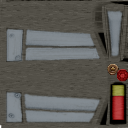
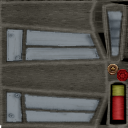
Two versions of the same layered image (128 x 128). Layer-by-layer changes:
added layer "shades" (soft light) above "shell_back" over [0, 0, 128, 128]
renamed "shades" to "RENDER", painted on it over [0, 0, 128, 128]
